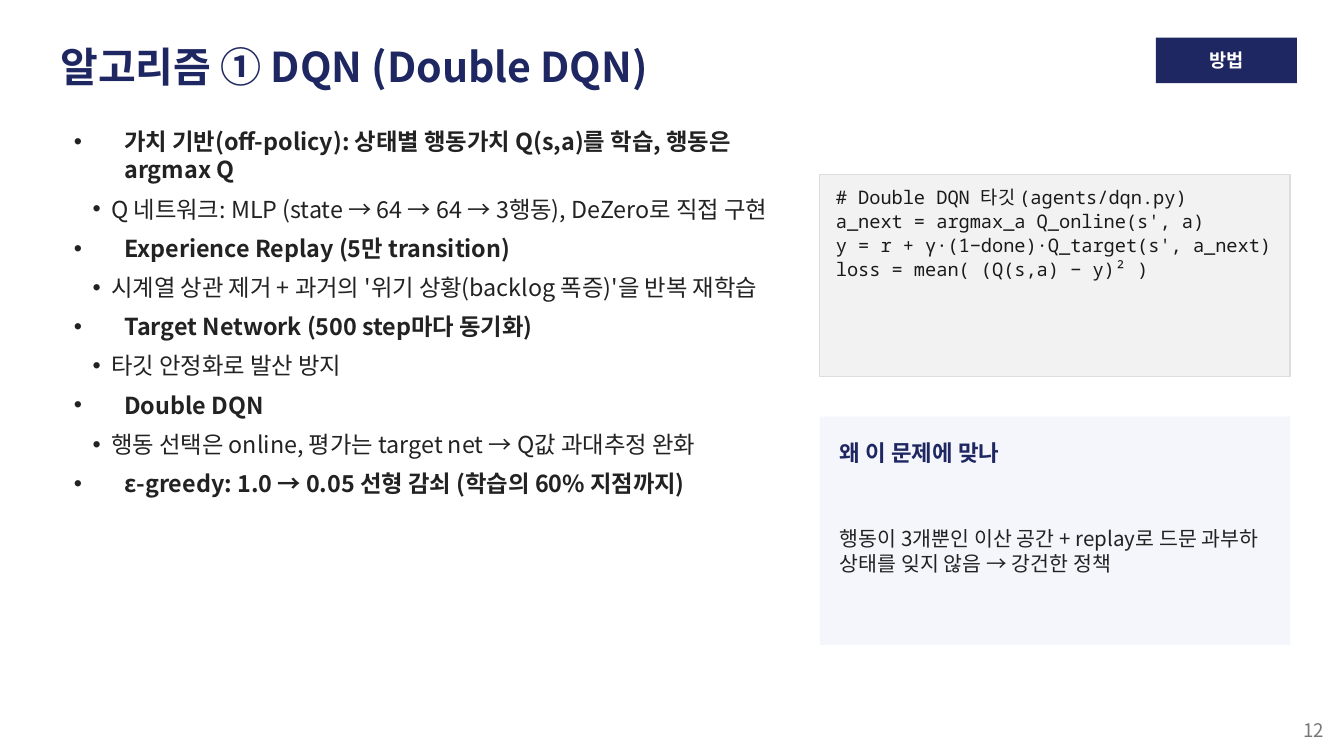
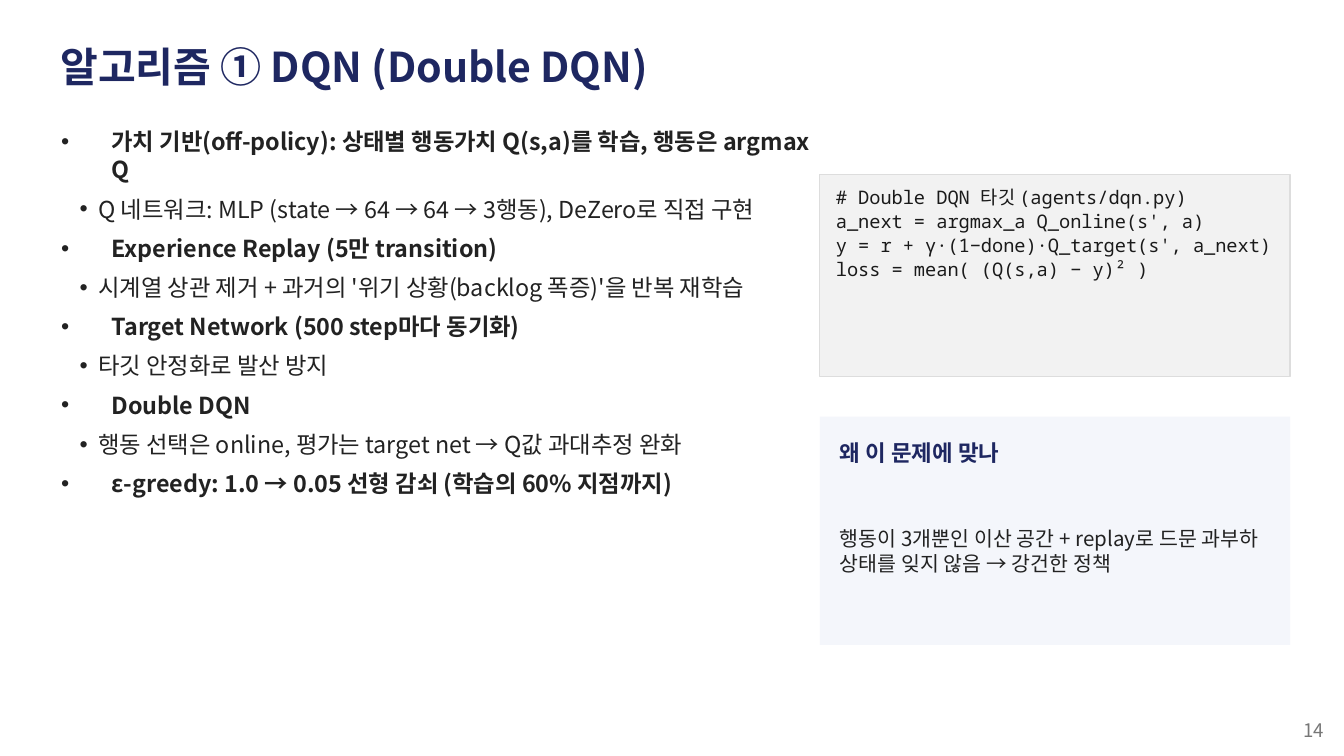
Before and after one commit to zzangdol1029/reinforce, a slide deck: slide 14 of autoscaling-rl/autoscaling_rl_발표.pptx (slide 12 before the commit). Drawn at 1344x756 pixels with LibreOffice and Linux fonts; fonts in the diff are those of the drawing. Boxes give left, top, right and bottom in pixels: in the first picture for what was removed or moved away, otherwise in the second. Text is boxed around its words. In the diff, an @@ line names an element or a change of style, - is before the commit and + after.

```diff
--- a/autoscaling-rl/autoscaling_rl_발표.pptx
+++ b/autoscaling-rl/autoscaling_rl_발표.pptx
@@ rectangle removed at [1156,38,1297,83] @@
@@ text removed at [1209,51,1243,69] @@
-방법
@@ text "가치 기반(off-policy): 상태별 행동가치 Q(s,a)를 ..." rewrapped from [111,130,767,498] to [98,130,810,498] @@
@@ text at [1303,723,1324,737]: text changed @@
-12
+14
```
Also in this commit, not shown: 24 other slides changed, 3 slides added, 1 slide removed, 2 other files.
